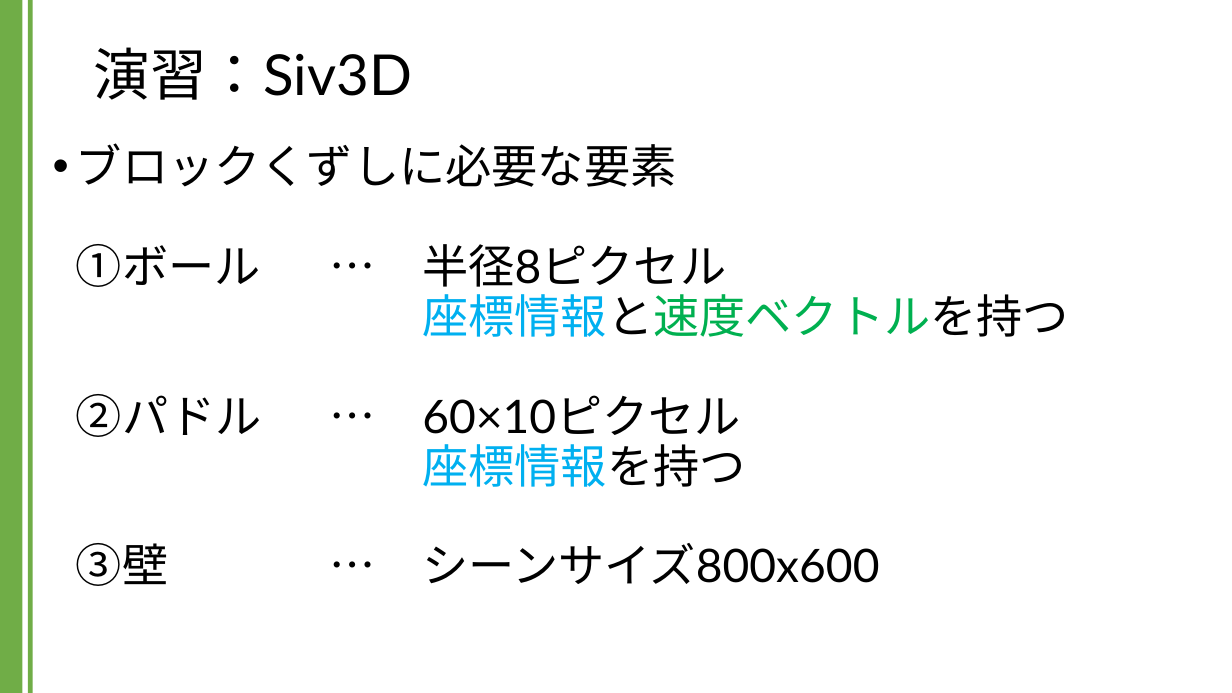
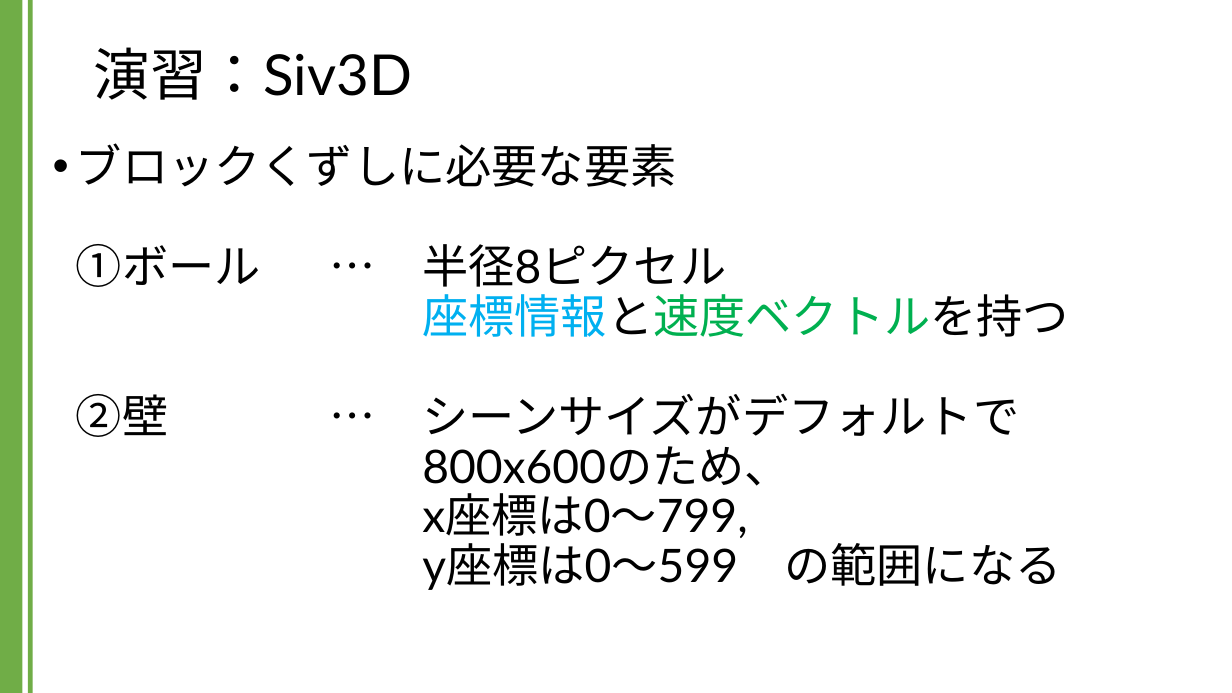
Before and after one commit to kic-murata/cpp2024, a slide deck: slide 13 of 授業資料/演習課題：Siv3D.pptx. Drawn at 1232x693 pixels with LibreOffice and Linux fonts; fonts in the diff are those of the drawing; background and template pictures are left out. Boxes give left, top, right and bottom in pixels: in the first picture for what was removed or moved away, otherwise in the second. Text is boxed around its words. In the diff, an @@ line names an element or a change of style, - is before the commit and + after.

```diff
--- a/授業資料/演習課題：Siv3D.pptx
+++ b/授業資料/演習課題：Siv3D.pptx
@@ text at (76, 143, 1069, 590): text changed @@
-• ブロックくずしに必要な要素
-  ①ボール … 半径8ピクセル
-  座標情報と速度ベクトルを持つ
-  ②パドル … 60×10ピクセル
-  座標情報を持つ
-  ③壁 … シーンサイズ800x600
+• ブロックくずしに必要な要素
+  ①ボール … 半径8ピクセル
+  座標情報と速度ベクトルを持つ
+  ②壁 … シーンサイズがデフォルトで
+  800x600のため、
+  x座標は0～799,
+  y座標は0～599 の範囲になる
```
Also in this commit, not shown: 8 other slides changed, 6 slides added.
